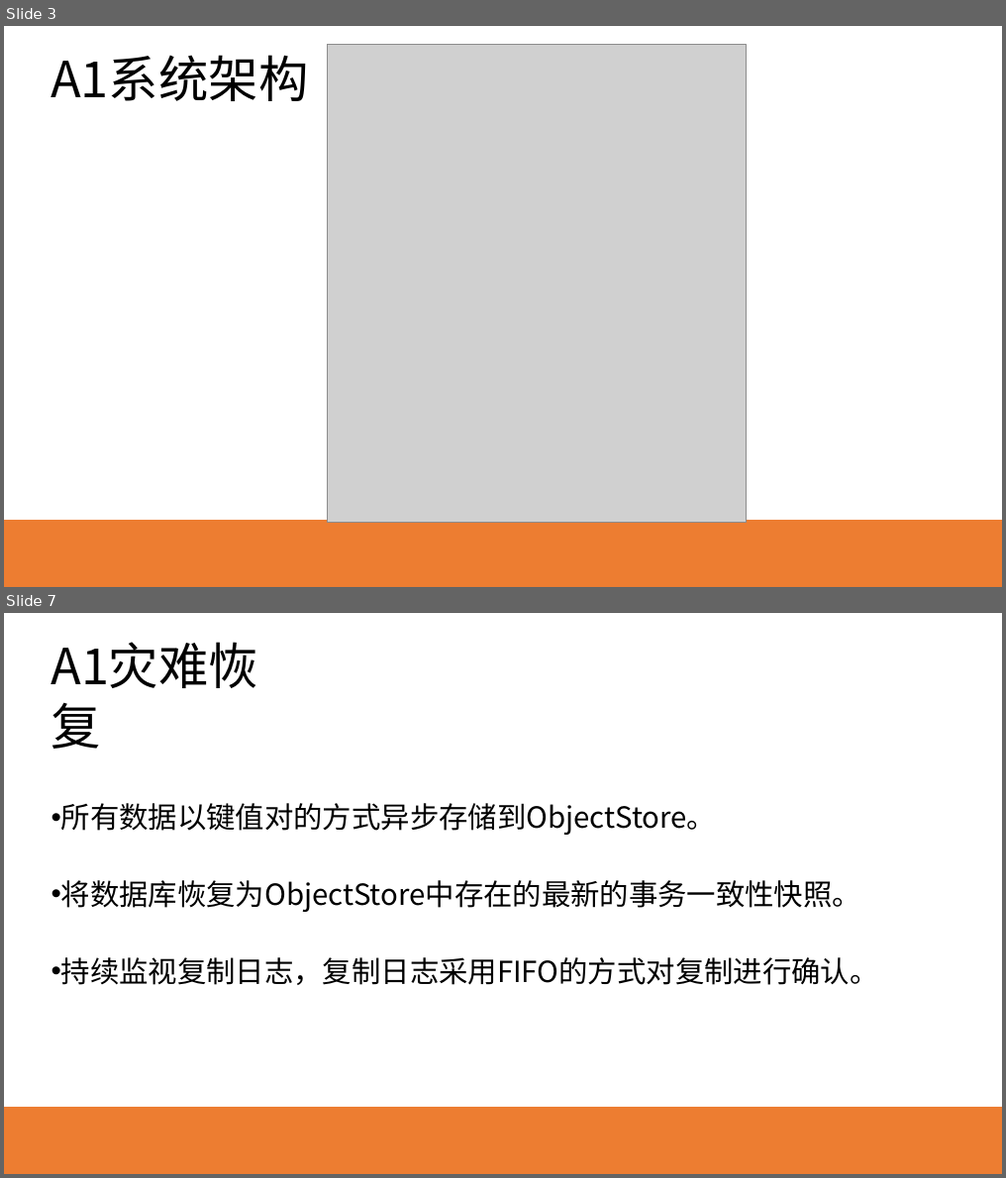
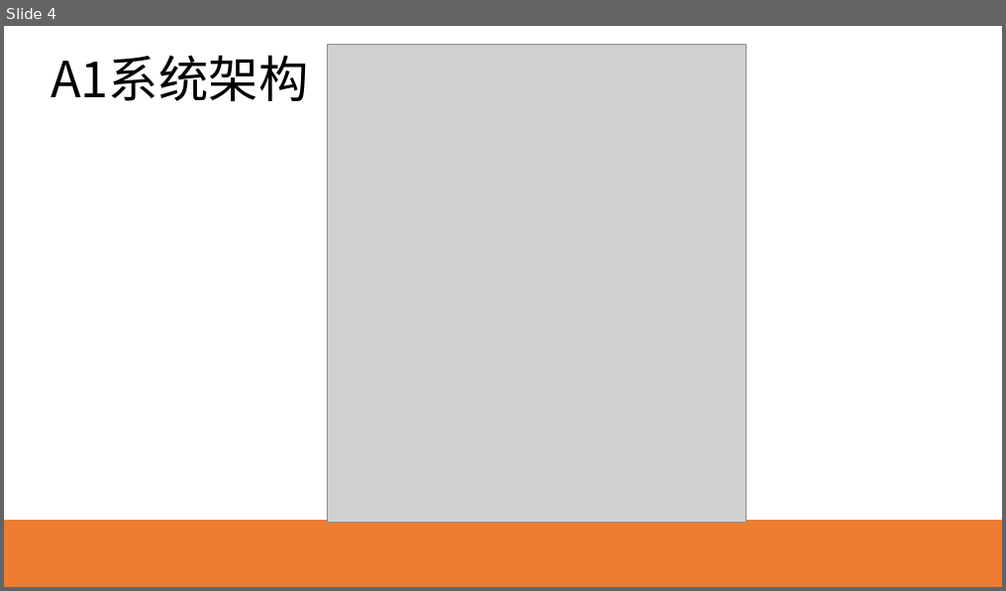
Before and after one commit to HEU-CS/new-database-Yeecoder, a slide deck: S320067135赵博文.pptx. Shown one above the other, each under a label of ours: slides 3 and 7 before the commit, slide 4 after it; the slides between them are not shown. The pictures are 1006x1178 and 1006x591 pixels, drawn with LibreOffice and Linux fonts; fonts in the diff are those of the drawing; grey boxes stand for pictures. Boxes give left, top, right and bottom in pixels: in the first picture for what was removed or moved away, otherwise in the second. Text is boxed around its words. In the diff, an @@ line names an element or a change of style, - is before the commit and + after.

```diff
--- a/S320067135赵博文.pptx
+++ b/S320067135赵博文.pptx
@@ slide 7 removed at bbox=[4, 613, 1002, 1174], background gradient #FFFFFF to #ED7D31 @@
@@ text removed at bbox=[44, 632, 316, 700] @@
-A1灾难恢复
@@ text removed at bbox=[61, 803, 879, 985] @@
-• 所有数据以键值对的方式异步存储到ObjectStore。
-• 将数据库恢复为ObjectStore中存在的最新的事务一致性快照。
-• 持续监视复制日志，复制日志采用FIFO的方式对复制进行确认。
@@ what was slide 3 is now slide 4 @@
```
Also in this commit, not shown: 6 slides changed, 4 slides added, 1 other slide removed, 1 other file.
